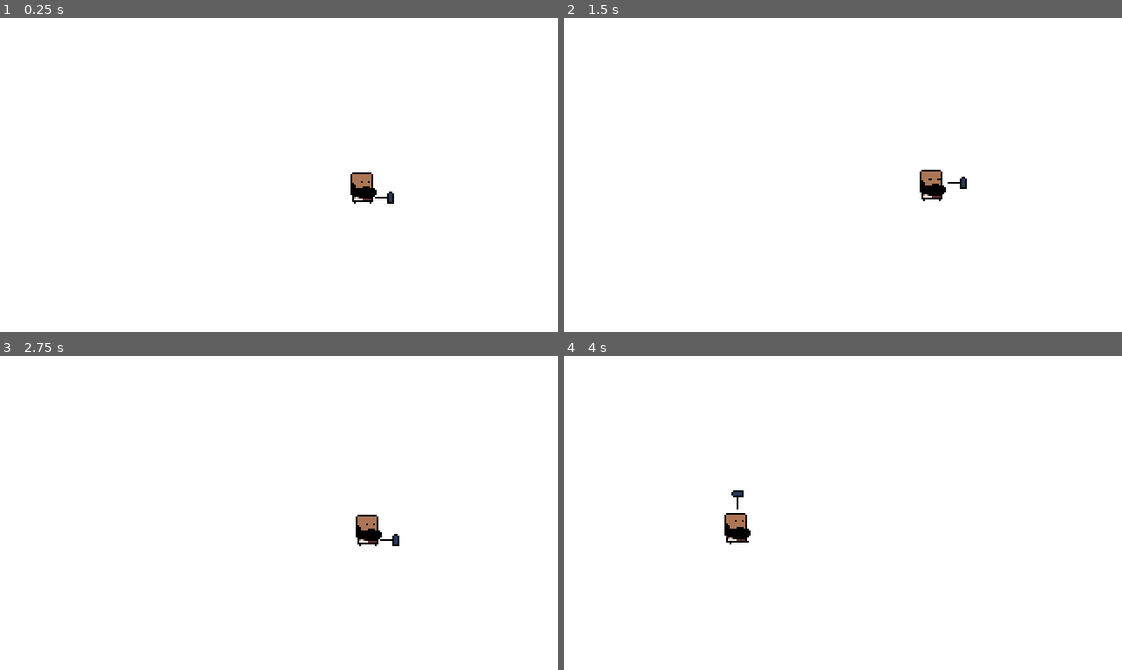
Above: before the commit, frames 1-4 (two rows, left to right).
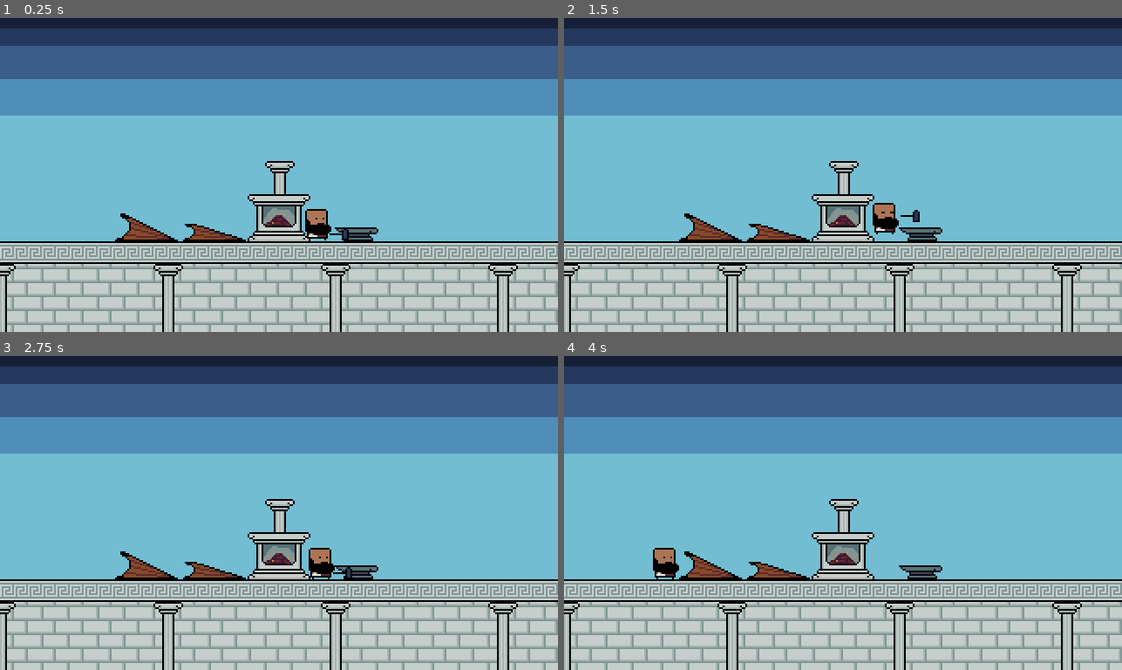
Above: after the commit, the same moments.

Repository: dmitriy-shmilo/secret-santa-2021
Game: Godot game, scene res://game_screen/game_screen.tscn
Two runs of this game, one before a commit and one after it. Both use one fixed random seed, a clock stepped at 60 frames per second and the inputs below.
Inputs (mouse positions are in pixels of both pictures, inside the frame that each line leads up to):
- Up to frame 1 (0.25 s): no input
- Up to frame 2 (1.5 s): tap Enter at 0.5 s; move the mouse to (965, 159) at 0.52 s; hold D (right) 0.53-1.28 s; click (965, 159) at 0.67 s; tap Space at 1.25 s; move the mouse to (731, 190) at 1.27 s; hold S (down) from 1.28 s (still down)
- Up to frame 3 (2.75 s): tap Enter at 2 s; move the mouse to (334, 443) at 2.02 s; release S (down) at 2.03 s; hold D (right) from 2.03 s (still down)
- Up to frame 4 (4 s): tap Space at 2.75 s; move the mouse to (815, 575) at 2.77 s; release D (right) at 2.78 s; hold W (up) 2.78-3.53 s; click (815, 575) at 2.92 s; tap Enter at 3.5 s; move the mouse to (1010, 560) at 3.52 s; hold A (left) from 3.53 s (still down)

The runs differ from the first frame. In frame 1, 100% of the frame differs, in the area x 0-100%, y 0-100%; in frame 2, 100%; in frame 3, 100%; in frame 4, 100%.

Commit message:
Bellows animation.

Diff:
--- a/src/game_screen/character.gd
+++ b/src/game_screen/character.gd
@@ -17,3 +17,15 @@
 
 func anvil_idle() -> void:
 	_animation_player.play("anvil_idle")
+
+
+func bellows_up() -> void:
+	_animation_player.play("bellows_up")
+
+
+func bellows_down() -> void:
+	_animation_player.play("bellows_down")
+
+
+func bellows_idle() -> void:
+	_animation_player.play("bellows_idle")
--- a/src/game_screen/character.tscn
+++ b/src/game_screen/character.tscn
@@ -58,19 +58,104 @@
 "values": [ Vector2( 0, -10 ), Vector2( 0, 0 ), Vector2( 0, -5 ), Vector2( 0, 0 ) ]
 }
 
+[sub_resource type="Animation" id=3]
+resource_name = "bellows_up"
+length = 0.001
+tracks/0/type = "value"
+tracks/0/path = NodePath("Sprite:region_rect")
+tracks/0/interp = 1
+tracks/0/loop_wrap = true
+tracks/0/imported = false
+tracks/0/enabled = true
+tracks/0/keys = {
+"times": PoolRealArray( 0 ),
+"transitions": PoolRealArray( 1 ),
+"update": 0,
+"values": [ Rect2( 0, 0, 32, 64 ) ]
+}
+tracks/1/type = "value"
+tracks/1/path = NodePath("Sprite:position")
+tracks/1/interp = 1
+tracks/1/loop_wrap = true
+tracks/1/imported = false
+tracks/1/enabled = true
+tracks/1/keys = {
+"times": PoolRealArray( 0 ),
+"transitions": PoolRealArray( 1 ),
+"update": 0,
+"values": [ Vector2( 0, 0 ) ]
+}
+
 [sub_resource type="Animation" id=4]
-resource_name = "anvil_idle"
-tracks/0/type = "value"
-tracks/0/path = NodePath("Sprite:region_rect")
-tracks/0/interp = 1
-tracks/0/loop_wrap = true
-tracks/0/imported = false
-tracks/0/enabled = true
-tracks/0/keys = {
-"times": PoolRealArray( 0 ),
-"transitions": PoolRealArray( 1 ),
-"update": 0,
-"values": [ Rect2( 0, 0, 32, 64 ) ]
+resource_name = "anvil_up"
+length = 0.001
+tracks/0/type = "value"
+tracks/0/path = NodePath("Sprite:region_rect")
+tracks/0/interp = 1
+tracks/0/loop_wrap = true
+tracks/0/imported = false
+tracks/0/enabled = true
+tracks/0/keys = {
+"times": PoolRealArray( 0 ),
+"transitions": PoolRealArray( 1 ),
+"update": 0,
+"values": [ Rect2( 32, 0, 32, 64 ) ]
+}
+tracks/1/type = "value"
+tracks/1/path = NodePath("Sprite:position")
+tracks/1/interp = 1
+tracks/1/loop_wrap = true
+tracks/1/imported = false
+tracks/1/enabled = true
+tracks/1/keys = {
+"times": PoolRealArray( 0 ),
+"transitions": PoolRealArray( 1 ),
+"update": 0,
+"values": [ Vector2( -2, 0 ) ]
+}
+
+[sub_resource type="Animation" id=7]
+resource_name = "bellows_down"
+length = 0.3
+tracks/0/type = "value"
+tracks/0/path = NodePath("Sprite:region_rect")
+tracks/0/interp = 1
+tracks/0/loop_wrap = true
+tracks/0/imported = false
+tracks/0/enabled = true
+tracks/0/keys = {
+"times": PoolRealArray( 0 ),
+"transitions": PoolRealArray( 1 ),
+"update": 0,
+"values": [ Rect2( 160, 0, 32, 64 ) ]
+}
+tracks/1/type = "value"
+tracks/1/path = NodePath("Sprite:position")
+tracks/1/interp = 1
+tracks/1/loop_wrap = true
+tracks/1/imported = false
+tracks/1/enabled = true
+tracks/1/keys = {
+"times": PoolRealArray( 0, 0.1, 0.2, 0.3 ),
+"transitions": PoolRealArray( 1, 1, 1, 1 ),
+"update": 0,
+"values": [ Vector2( 0, -8 ), Vector2( 0, 0 ), Vector2( 0, -2 ), Vector2( 0, 0 ) ]
+}
+
+[sub_resource type="Animation" id=5]
+resource_name = "bellows_idle"
+length = 0.001
+tracks/0/type = "value"
+tracks/0/path = NodePath("Sprite:region_rect")
+tracks/0/interp = 1
+tracks/0/loop_wrap = true
+tracks/0/imported = false
+tracks/0/enabled = true
+tracks/0/keys = {
+"times": PoolRealArray( 0 ),
+"transitions": PoolRealArray( 1 ),
+"update": 0,
+"values": [ Rect2( 96, 0, 32, 64 ) ]
 }
 tracks/1/type = "value"
 tracks/1/path = NodePath("Sprite:position")
@@ -85,20 +170,20 @@
 "values": [ Vector2( 0, 0 ) ]
 }
 
-[sub_resource type="Animation" id=2]
-resource_name = "anvil_up"
-length = 0.001
-tracks/0/type = "value"
-tracks/0/path = NodePath("Sprite:region_rect")
-tracks/0/interp = 1
-tracks/0/loop_wrap = true
-tracks/0/imported = false
-tracks/0/enabled = true
-tracks/0/keys = {
-"times": PoolRealArray( 0 ),
-"transitions": PoolRealArray( 1 ),
-"update": 0,
-"values": [ Rect2( 32, 0, 32, 64 ) ]
+[sub_resource type="Animation" id=6]
+resource_name = "bellows_up"
+length = 0.001
+tracks/0/type = "value"
+tracks/0/path = NodePath("Sprite:region_rect")
+tracks/0/interp = 1
+tracks/0/loop_wrap = true
+tracks/0/imported = false
+tracks/0/enabled = true
+tracks/0/keys = {
+"times": PoolRealArray( 0 ),
+"transitions": PoolRealArray( 1 ),
+"update": 0,
+"values": [ Rect2( 128, 0, 32, 64 ) ]
 }
 tracks/1/type = "value"
 tracks/1/path = NodePath("Sprite:position")
@@ -119,11 +204,15 @@
 [node name="Sprite" type="Sprite" parent="."]
 position = Vector2( -2, 0 )
 texture = ExtResource( 1 )
+offset = Vector2( 0, -32 )
 region_enabled = true
 region_rect = Rect2( 0, 0, 32, 65 )
 
 [node name="AnimationPlayer" type="AnimationPlayer" parent="."]
 anims/RESET = SubResource( 1 )
-anims/anvil_down = SubResource( 3 )
-anims/anvil_idle = SubResource( 4 )
-anims/anvil_up = SubResource( 2 )
+anims/anvil_down = SubResource( 2 )
+anims/anvil_idle = SubResource( 3 )
+anims/anvil_up = SubResource( 4 )
+anims/bellows_down = SubResource( 7 )
+anims/bellows_idle = SubResource( 5 )
+anims/bellows_up = SubResource( 6 )
--- a/src/game_screen/game_screen.gd
+++ b/src/game_screen/game_screen.gd
@@ -6,6 +6,8 @@
 onready var _bellows_slot: Node2D = $"BellowsSlot"
 onready var _character: Character = $"Character"
 
+
+var _is_at_anvil = true
 
 func _unhandled_input(event):
 	if event.is_action("system_pause"):
@@ -17,18 +19,28 @@
 func _process(delta: float) -> void:
 	if Input.is_action_just_pressed("left"):
 		_character.global_position = _bellows_slot.global_position
+		_is_at_anvil = false
+		_character.bellows_idle()
 		return
 
 	if Input.is_action_just_pressed("right"):
 		_character.global_position = _anvil_slot.global_position
+		_is_at_anvil = true
+		_character.anvil_idle()
 		return
 
 	if Input.is_action_just_pressed("up"):
-		_character.anvil_up()
+		if _is_at_anvil:
+			_character.anvil_up()
+		else:
+			_character.bellows_up()
 
 
 	if Input.is_action_just_pressed("down"):
-		_character.anvil_down()
+		if _is_at_anvil:
+			_character.anvil_down()
+		else:
+			_character.bellows_down()
 
 
 func _on_QuitButton_pressed():
--- a/src/game_screen/game_screen.tscn
+++ b/src/game_screen/game_screen.tscn
@@ -1,8 +1,9 @@
-[gd_scene load_steps=4 format=2]
+[gd_scene load_steps=5 format=2]
 
 [ext_resource path="res://game_screen/game_screen.gd" type="Script" id=1]
 [ext_resource path="res://ui/default_theme.tres" type="Theme" id=2]
 [ext_resource path="res://game_screen/character.tscn" type="PackedScene" id=3]
+[ext_resource path="res://assets/interior.png" type="Texture" id=4]
 
 [node name="GameScreen" type="Node2D"]
 script = ExtResource( 1 )
@@ -59,14 +60,18 @@
 margin_bottom = 20.0
 text = "Continue"
 
-[node name="Character" parent="." instance=ExtResource( 3 )]
-position = Vector2( 216, 75 )
-
 [node name="AnvilSlot" type="Node2D" parent="."]
-position = Vector2( 217, 77 )
+position = Vector2( 190, 128 )
 
 [node name="BellowsSlot" type="Node2D" parent="."]
-position = Vector2( 107, 76 )
+position = Vector2( 64, 128 )
+
+[node name="Interior" type="Sprite" parent="."]
+texture = ExtResource( 4 )
+centered = false
+
+[node name="Character" parent="." instance=ExtResource( 3 )]
+position = Vector2( 190, 128 )
 
 [connection signal="pressed" from="Gui/PauseContainer/VBoxContainer/HBoxContainer/QuitButton" to="." method="_on_QuitButton_pressed"]
 [connection signal="pressed" from="Gui/PauseContainer/VBoxContainer/HBoxContainer/ContinueButton" to="." method="_on_ContinueButton_pressed"]
Not shown: 2 places in src/game_screen/character.tscn that only renumber resources
